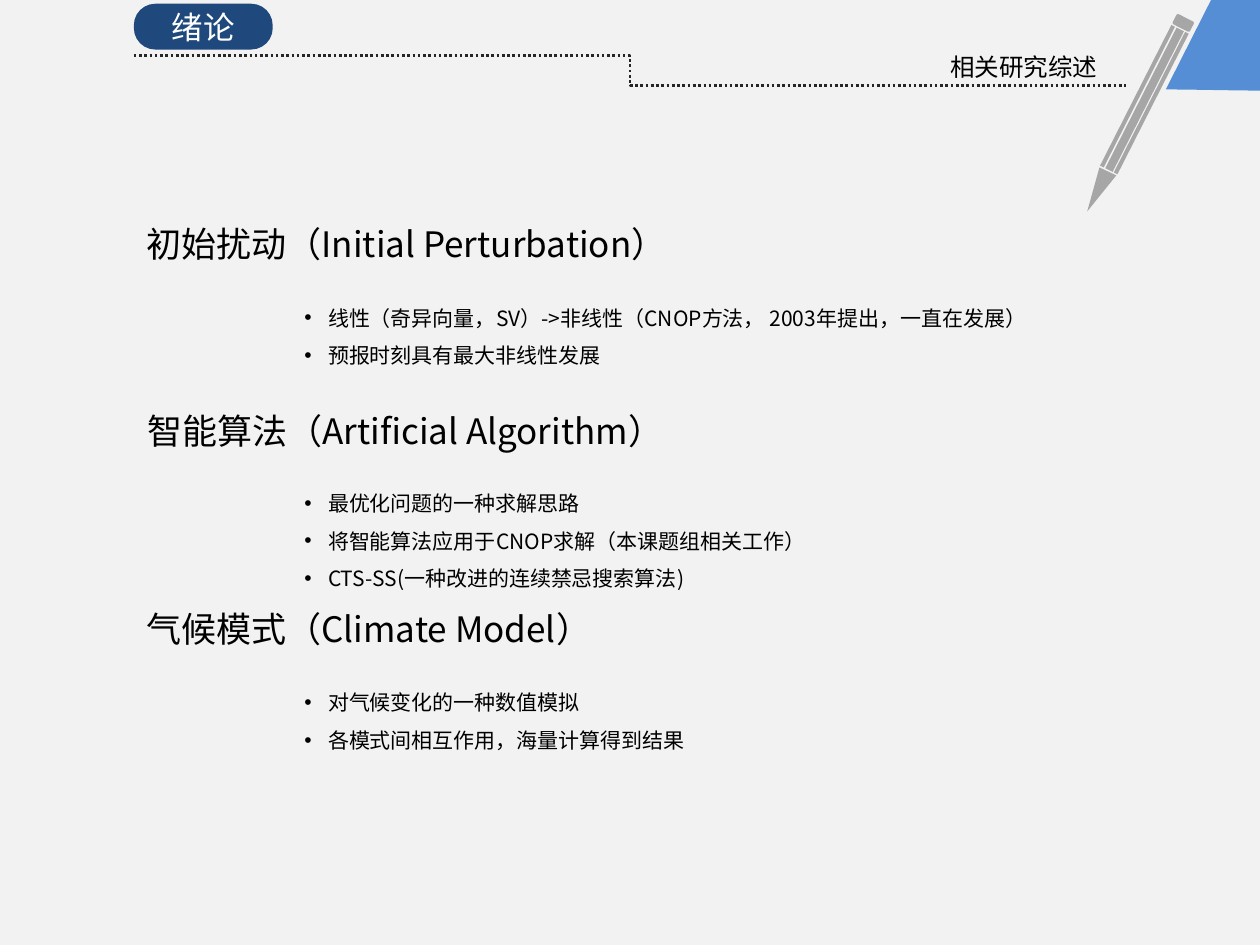
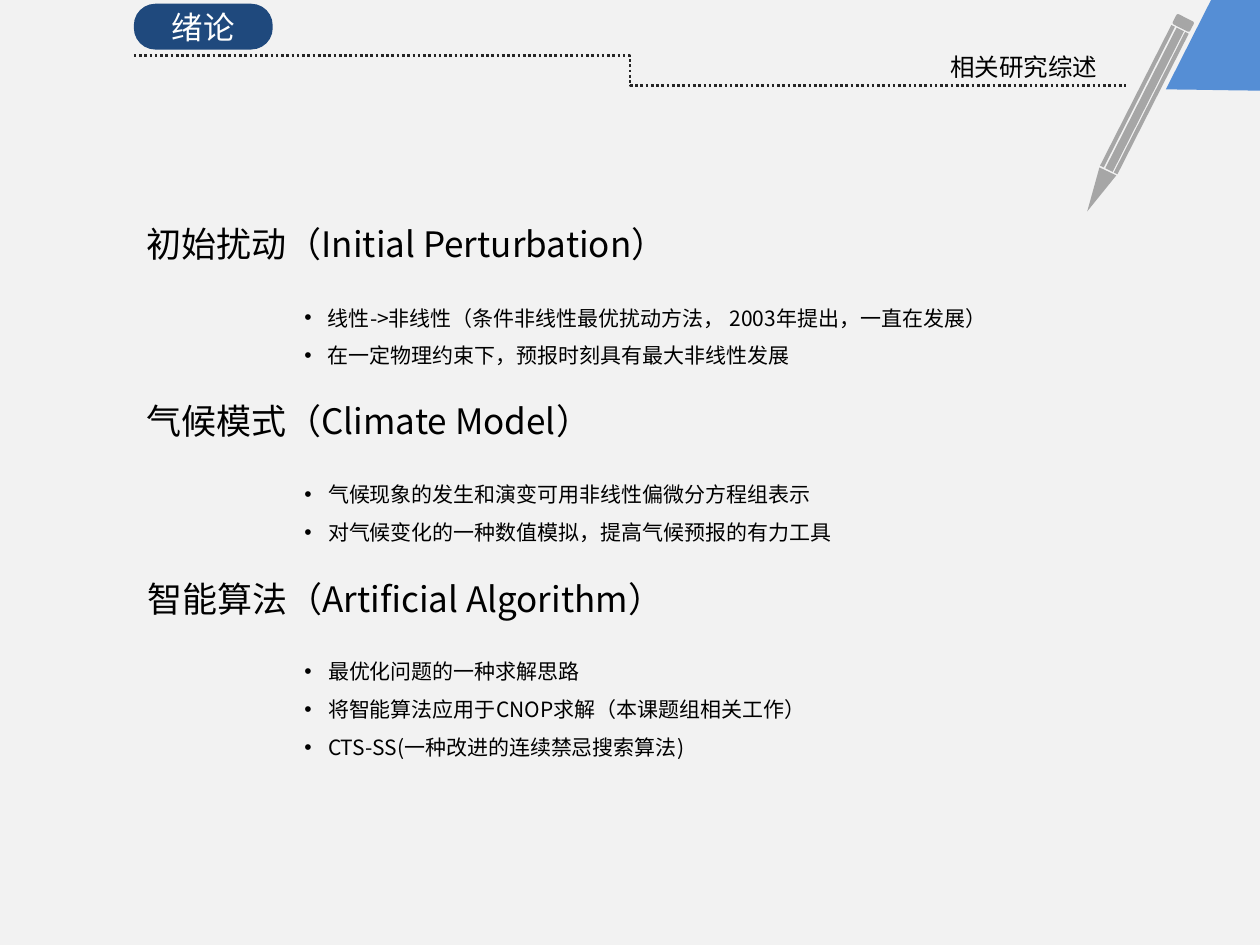
Before and after one commit to KrisCheng/GraduationDesign, a slide deck: slide 5 of FinalPaper/毕业答辩.pptx. Drawn at 1260x945 pixels with LibreOffice and Linux fonts; fonts in the diff are those of the drawing. Boxes give left, top, right and bottom in pixels: in the first picture for what was removed or moved away, otherwise in the second. Text is boxed around its words. In the diff, an @@ line names an element or a change of style, - is before the commit and + after.

```diff
--- a/FinalPaper/毕业答辩.pptx
+++ b/FinalPaper/毕业答辩.pptx
@@ text at (328, 308, 986, 365): text changed @@
-• 线性（奇异向量，SV）->非线性（CNOP方法， 2003年提出，一直在发展）
-• 预报时刻具有最大非线性发展
+• 线性->非线性（条件非线性最优扰动方法， 2003年提出，一直在发展）
+• 在一定物理约束下，预报时刻具有最大非线性发展
@@ text "气候模式（Climate Model）": place and size @@
-text "气候模式（Climate Model）" at (146, 612, 591, 646)
+text "气候模式（Climate Model）" at (146, 404, 591, 438)
@@ text at (328, 484, 831, 542): text changed @@
-• 对气候变化的一种数值模拟
-• 各模式间相互作用，海量计算得到结果
+• 气候现象的发生和演变可用非线性偏微分方程组表示
+• 对气候变化的一种数值模拟，提高气候预报的有力工具
@@ text "智能算法（Artificial Algorithm）": place and size @@
-text "智能算法（Artificial Algorithm）" at (147, 414, 663, 453)
+text "智能算法（Artificial Algorithm）" at (147, 582, 663, 621)
@@ text "最优化问题的一种求解思路": place and size @@
-text "最优化问题的一种求解思路" at (328, 493, 805, 590)
+text "最优化问题的一种求解思路" at (328, 661, 805, 759)
```
Also in this commit, not shown: 5 other slides changed, 2 other files.
